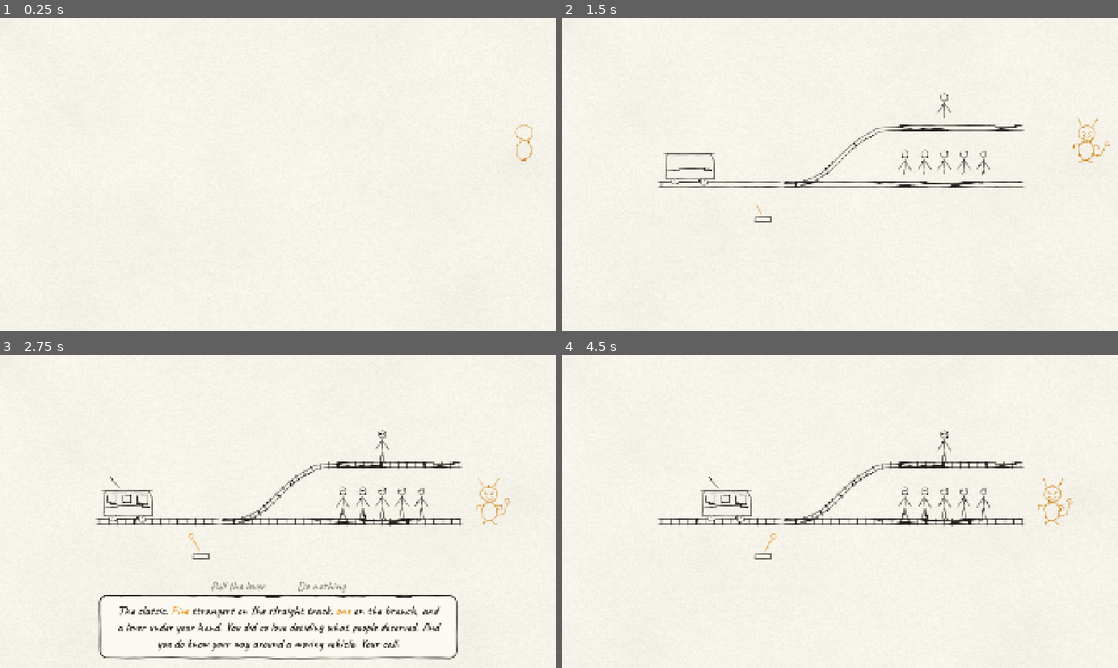
Above: before the commit, frames 1-4 (two rows, left to right).
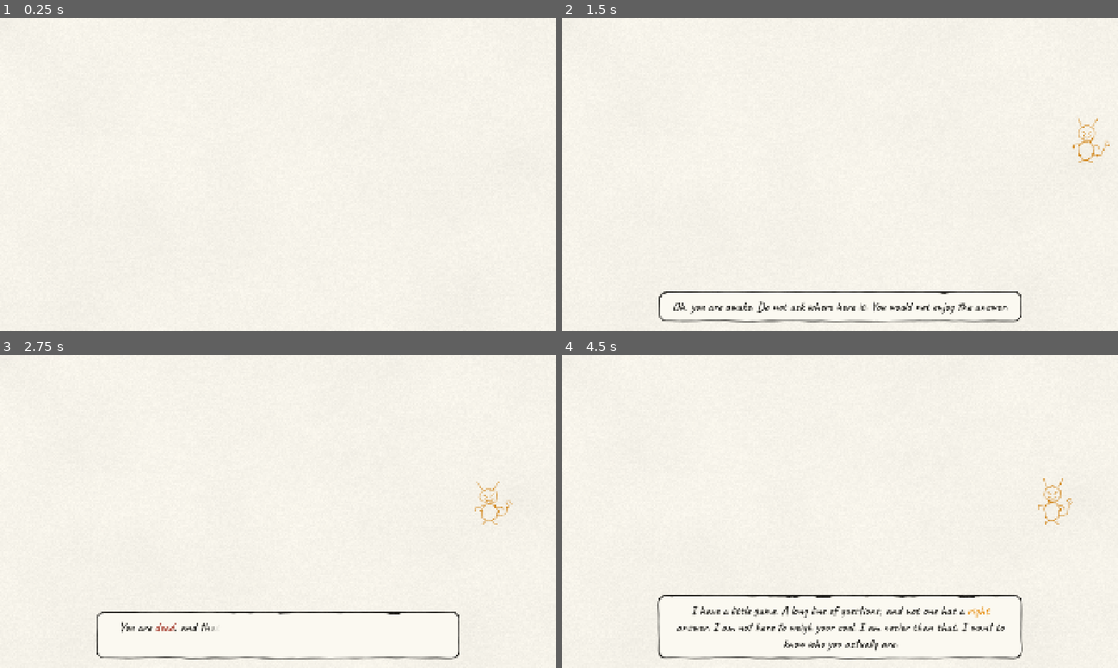
Above: after the commit, the same moments.

Repository: GoktugSugar/your_call
Game: Godot game, scene res://game/main.tscn
The game is run twice, just before and just after one commit, with the same random seed, the same clock (stepped at 60 frames per second) and the same inputs. Sound files missing from this copy of the repository are replaced by a short silence.
Inputs (mouse positions are in pixels of both pictures, inside the frame that each line leads up to):
- Up to frame 1 (0.25 s): no input
- Up to frame 2 (1.5 s): tap Enter at 0.5 s; move the mouse to (962, 158) at 0.52 s; press the mouse at (962, 158) at 0.53 s; release the mouse at (962, 158) at 1.25 s; drag from (728, 190) to (812, 237) at 1.27 s
- Up to frame 3 (2.75 s): move the mouse to (333, 442) at 2.02 s; tap Alt at 2.1 s; click (333, 442) at 2.17 s
- Up to frame 4 (4.5 s): drag from (801, 586) to (673, 464) at 2.77 s; drag from (884, 586) to (867, 511) at 3.52 s; drag from (673, 464) to (756, 433) at 4.27 s

The runs differ from the first frame. In frame 1, 0.1% of the frame differs, in the area x 92-96%, y 34-46%; in frame 2, 3.4%; in frame 3, 5.6%, in the area x 17-93%, y 24-98%; in frame 4, 4.9%.

Commit message:
Play the whole chapter through a run player
The run player walks a chapter's beats in order: cinematics, narration
and questions. A choice that fires a secret ending leaves the imp's
reaction as his last line, then he fades, the stage goes and the
credits roll. Main now plays Chapter 1 from the top, over and over.

Co-Authored-By: Claude Opus 5.5 <noreply@anthropic.com>

Diff:
--- a/game/main.gd
+++ b/game/main.gd
@@ -1,22 +1,23 @@
 class_name Main
 extends Node
-## The game's entry point. For now it plays the first slice, question 1.02 The Lever, over and over,
-## so the loop can be tuned. The imp scribbles in once, then the question repeats.
+## The game's entry point. For now it plays Chapter 1 from the crash to the imp's closing line, then
+## starts it over with a fresh portrait, so the chapter can be played through while the rest is built.
 
-## The chapter to play from.
+## The chapter to play.
 @export_file("*.json") var chapter_path := "res://content/chapters/ch1_tracks.json"
-## The beat to play.
-@export var start_beat := &"lever"
-## Seconds between one play of the question and the next.
+## The beat to start from. Empty starts at the top of the chapter.
+@export var start_beat := &""
+## Seconds between one run ending and the next starting.
 @export_range(0.0, 10.0, 0.05) var pause_between := 1.2
 
+@export var run_player: RunPlayer
 @export var question_player: QuestionPlayer
 @export var imp: Imp
 @export var dialogue: DialogueBox
 ## Development tools added in debug builds only.
 @export var dev_tools_scene: PackedScene
 
-## The silent portrait of the player.
+## The silent portrait of the player, started fresh for each run.
 var profile := Profile.new()
 
 
@@ -29,20 +30,23 @@
 	var chapter := loader.load_chapter(chapter_path)
 	for problem in loader.problems:
 		push_error(problem)
-	var beat := chapter.find_beat(start_beat) as QuestionData if chapter != null else null
-	if beat == null:
-		push_error("Main: no question '%s' in %s" % [start_beat, chapter_path])
+	if chapter == null:
+		push_error("Main: could not load %s" % chapter_path)
 		return
+	if start_beat != &"" and chapter.find_beat(start_beat) == null:
+		push_error("Main: no beat '%s' in %s, starting at the top." % [start_beat, chapter_path])
+		start_beat = &""
 	dialogue.page_shown.connect(_on_page_shown)
 	dialogue.talking_changed.connect(imp.set_talking)
 	dialogue.talking_changed.connect(Music.duck)
-	await imp.appear(Imp.Wing.RIGHT)
 	while is_inside_tree():
-		await question_player.play(beat, profile)
+		profile = Profile.new()
+		await run_player.play_chapter(chapter, profile, start_beat)
 		await get_tree().create_timer(pause_between, false).timeout
 
 
+## Each page sets the imp's face (his grin unless the line asks for another) and may send him hopping.
 func _on_page_shown(line: LineData, _page: int, _page_count: int) -> void:
-	if line.face != &"":
-		imp.set_face(ImpDrawing.Face.get(String(line.face).to_upper(), ImpDrawing.Face.GRIN))
+	var face := String(line.face).to_upper() if line.face != &"" else "GRIN"
+	imp.set_face(ImpDrawing.Face.get(face, ImpDrawing.Face.GRIN))
 	imp.hop_if_settled()
--- a/game/main.tscn
+++ b/game/main.tscn
@@ -8,9 +8,11 @@
 [ext_resource type="PackedScene" path="res://ui/dialogue/dialogue_box.tscn" id="6_dialogue"]
 [ext_resource type="Script" path="res://game/question_player.gd" id="7_player"]
 [ext_resource type="PackedScene" path="res://dev/dev_tools.tscn" id="8_dev"]
+[ext_resource type="Script" path="res://game/run_player.gd" id="9_run"]
 
-[node name="Main" type="Node" node_paths=PackedStringArray("question_player", "imp", "dialogue")]
+[node name="Main" type="Node" node_paths=PackedStringArray("run_player", "question_player", "imp", "dialogue")]
 script = ExtResource("1_main")
+run_player = NodePath("RunPlayer")
 question_player = NodePath("QuestionPlayer")
 imp = NodePath("World/Imp")
 dialogue = NodePath("UI/DialogueBox")
@@ -39,3 +41,12 @@
 dialogue = NodePath("../UI/DialogueBox")
 choices = NodePath("../UI/ChoiceRow")
 reveal = NodePath("../UI/CrowdReveal")
+
+[node name="Overlays" type="Node" parent="."]
+
+[node name="RunPlayer" type="Node" parent="." node_paths=PackedStringArray("question_player", "dialogue", "imp", "overlay_root")]
+script = ExtResource("9_run")
+question_player = NodePath("../QuestionPlayer")
+dialogue = NodePath("../UI/DialogueBox")
+imp = NodePath("../World/Imp")
+overlay_root = NodePath("../Overlays")
--- a/game/question_player.gd
+++ b/game/question_player.gd
@@ -67,6 +67,10 @@
 	phase = Phase.REACTING
 	await dialogue.say(option.reaction)
 	await dialogue.close()
+	if option.ending != &"":
+		# A secret ending: the reaction was the imp's last line, and the run player takes it from here.
+		phase = Phase.DONE
+		return option
 	profile.apply(option.profile)
 
 	await stage.leave()
@@ -82,6 +86,17 @@
 	question = null
 	phase = Phase.DONE
 	return option
+
+
+## Dissolves the stage still on screen, if any, and frees it.
+func clear_stage() -> void:
+	if stage == null:
+		return
+	var leaving := stage
+	stage = null
+	question = null
+	await leaving.leave()
+	leaving.queue_free()
 
 
 func _make_stage(for_question: QuestionData) -> Stage:
--- /dev/null
+++ b/game/run_player.gd
@@ -0,0 +1,85 @@
+class_name RunPlayer
+extends Node
+## Plays the run: a chapter's beats in order, cinematics, the imp's narration and questions, until
+## the chapter ends or a choice fires a secret ending. An ending is an ending, never a loss: the imp's
+## reaction is his last line, he fades, the stage goes, and the credits roll.
+
+## Emitted as each beat starts.
+signal beat_started(beat: BeatData)
+
+## Path pattern of a cinematic scene, filled with its name twice.
+const CINEMATIC_SCENE := "res://cinematics/%s/%s_cinematic.tscn"
+## The credits roll that follows any ending.
+const CREDITS_SCENE := "res://ui/credits/credits.tscn"
+
+@export var question_player: QuestionPlayer
+@export var dialogue: DialogueBox
+@export var imp: Imp
+## Where cinematics and the credits are added.
+@export var overlay_root: Node
+
+@export_group("Pacing")
+## Seconds between one beat ending and the next starting.
+@export_range(0.0, 5.0, 0.01) var between_beats := 0.35
+## Seconds between the imp's last line of an ending and his fading away.
+@export_range(0.0, 5.0, 0.01) var before_ending := 0.6
+
+## The wing the imp keeps when no stage asks for another.
+@export var imp_wing := Imp.Wing.RIGHT
+
+
+## Plays [param chapter] from the beat [param from] (or the start), feeding choices into [param profile].
+## Returns the secret ending a choice fired, or an empty name when the chapter ran to its end.
+func play_chapter(chapter: ChapterData, profile: Profile, from := &"") -> StringName:
+	var started := from == &""
+	for beat in chapter.beats:
+		if not started:
+			if beat.id != from:
+				continue
+			started = true
+		beat_started.emit(beat)
+		if beat is CinematicData:
+			var scene := (beat as CinematicData).scene
+			var cinematic: Variant = _add_overlay(CINEMATIC_SCENE % [scene, scene])
+			if cinematic != null:
+				await cinematic.play()
+				cinematic.queue_free()
+		elif beat is NarrationData:
+			await _imp_ready()
+			await dialogue.say((beat as NarrationData).lines)
+			await dialogue.close()
+		elif beat is QuestionData:
+			await _imp_ready()
+			var picked := await question_player.play(beat as QuestionData, profile)
+			if picked != null and picked.ending != &"":
+				await _end(picked.ending)
+				return picked.ending
+		await get_tree().create_timer(between_beats, false).timeout
+	return &""
+
+
+## The imp fades, the stage dissolves, and the credits roll.
+func _end(_ending: StringName) -> void:
+	await get_tree().create_timer(before_ending, false).timeout
+	question_player.clear_stage()
+	await imp.vanish()
+	var credits: Variant = _add_overlay(CREDITS_SCENE)
+	if credits != null:
+		await credits.roll()
+		credits.queue_free()
+
+
+func _imp_ready() -> void:
+	if not imp.visible:
+		await imp.appear(imp_wing)
+
+
+## Adds the scene at [param path] over everything, or returns null with a warning when it does not
+## exist yet, so the run never stalls on it.
+func _add_overlay(path: String) -> Node:
+	if not ResourceLoader.exists(path):
+		push_warning("Run: %s does not exist yet, skipping it." % path)
+		return null
+	var overlay := (load(path) as PackedScene).instantiate()
+	overlay_root.add_child(overlay)
+	return overlay
Not shown: 1 places in game/main.tscn that only renumber resources
Not shown, added: game/run_player.gd.uid
